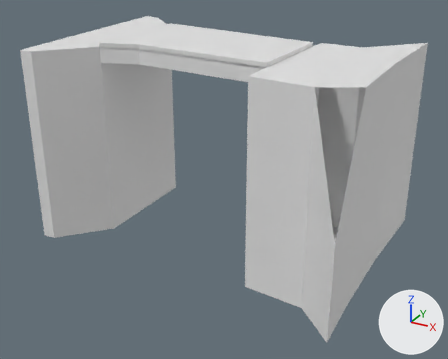
One commit to the glTF model models/oude-pekela/oude-pekela-brug-8abeacd5-12/oude-pekela-brug-8abeacd5-12.glb: the scene before it, then after it.
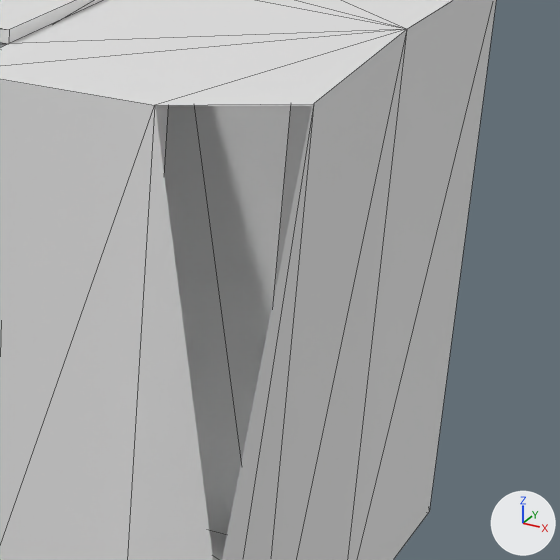
Each version appears first whole from a camera (50 mm lens) standing at (15.7, -27.3, 6.55) and looking at (1.3, -1.12, -6.54), and next in a close-up on the part from 59% to 100% of the width and 15% to 66% of the height. The lights are fixed; the arrows at lower right show +X, +Y and +Z. The older version's two pictures come first. The close-ups show mesh edges as thin lines. Everything nearer to the camera than a plane just in front of the edit is cut away.

Names of what the first close-up shows: 'road:landhoofd 2', 'road:rijbaan lokale weg'.
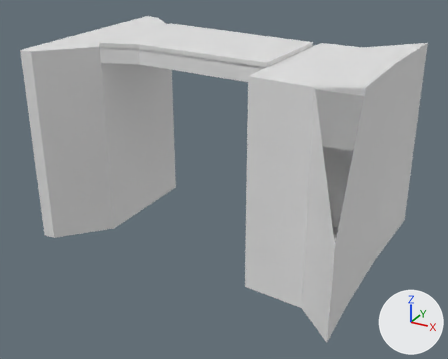
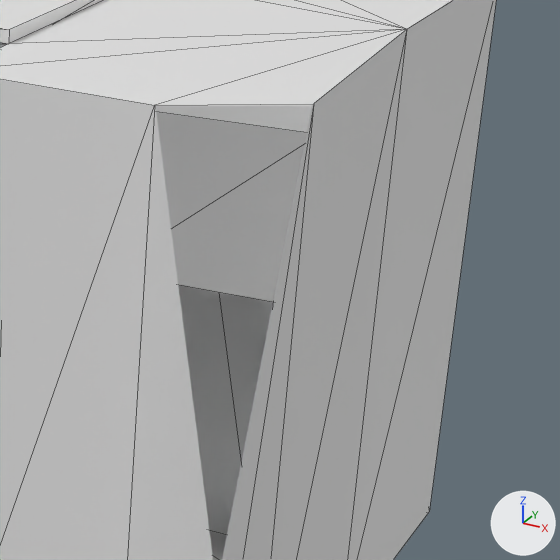
Boxes [x1, y1, x2, y2] around the edits, measured in the close-ups (560 x 560 px):
'building:contragewicht', added: after [155, 105, 312, 302]

Diff of the bpy script that builds the scene:
```diff
--- a/models/oude-pekela/oude-pekela-brug-8abeacd5-12/oude-pekela-brug-8abeacd5-12.glb.py
+++ b/models/oude-pekela/oude-pekela-brug-8abeacd5-12/oude-pekela-brug-8abeacd5-12.glb.py
@@ me_contragewicht @@
+me_contragewicht.from_pydata(...)  # a box spanning x 5.96..8.96, y -2.69..2.69, z -3.11..-0.61
@@ ob_building_contragewicht @@
+ob_building_contragewicht = bpy.data.objects.new('building:contragewicht', me_contragewicht)
+ob_building_contragewicht.location = (0.0, 0.0, 0.0)
```
